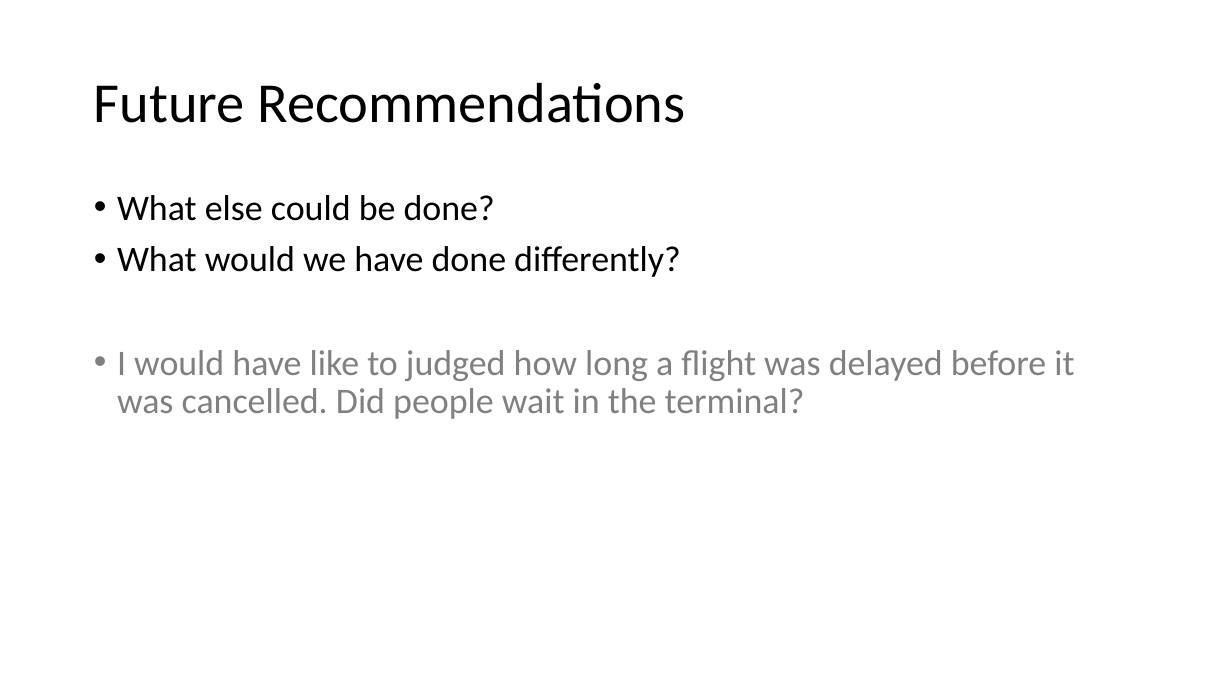
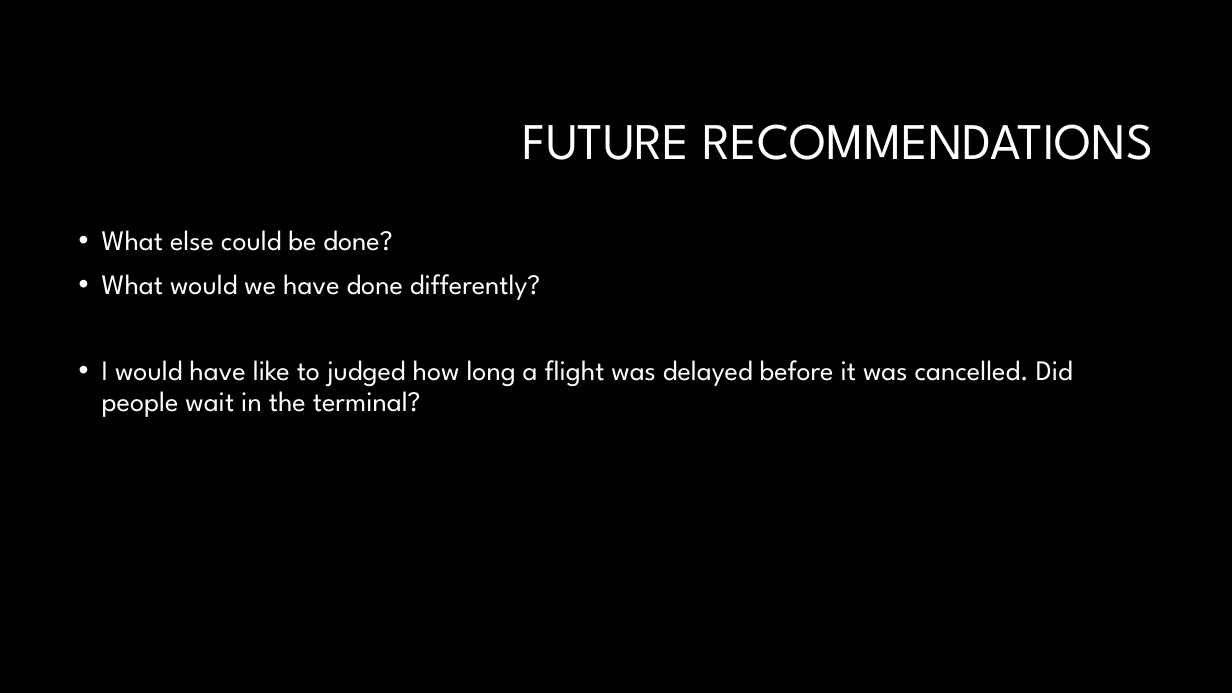
Before and after one commit to Adam-Warrick/Causes_of_Flight_Delays_and_Cancellations, a slide deck: slide 10 of Flight_Delays_and_Cancellations.pptx (slide 7 before the commit). Drawn at 1232x693 pixels with LibreOffice and Linux fonts; fonts in the diff are those of the drawing; background and template pictures are left out. Boxes give left, top, right and bottom in pixels: in the first picture for what was removed or moved away, otherwise in the second. Text is boxed around its words. In the diff, an @@ line names an element or a change of style, - is before the commit and + after.

```diff
--- a/Flight_Delays_and_Cancellations.pptx
+++ b/Flight_Delays_and_Cancellations.pptx
@@ background #FFFFFF to #000000 @@
@@ title at bbox=[523, 124, 1154, 160]: text changed; size 44 to 40 pt; font Calibri to League Spartan; text colour #000000 to #FFFFFF @@
-Future Recommendations
+FUTURE RECOMMENDATIONS
@@ text "What else could be done?": place and size @@
-text "What else could be done?" at bbox=[117, 195, 1074, 419]
+text "What else could be done?" at bbox=[102, 230, 1073, 417]
@@ text "What else could be done?" at bbox=[102, 230, 1073, 417]: size 28 to 22 pt, font Calibri to League Spartan; text colour #000000 to #FFFFFF in "What else could be done?", "What would we have done differently?"; text colour #808080 to #FFFFFF in "I would have like to judged how ..." @@
```
Also in this commit, not shown: 4 other slides changed, 6 slides added, 2 slides removed.
